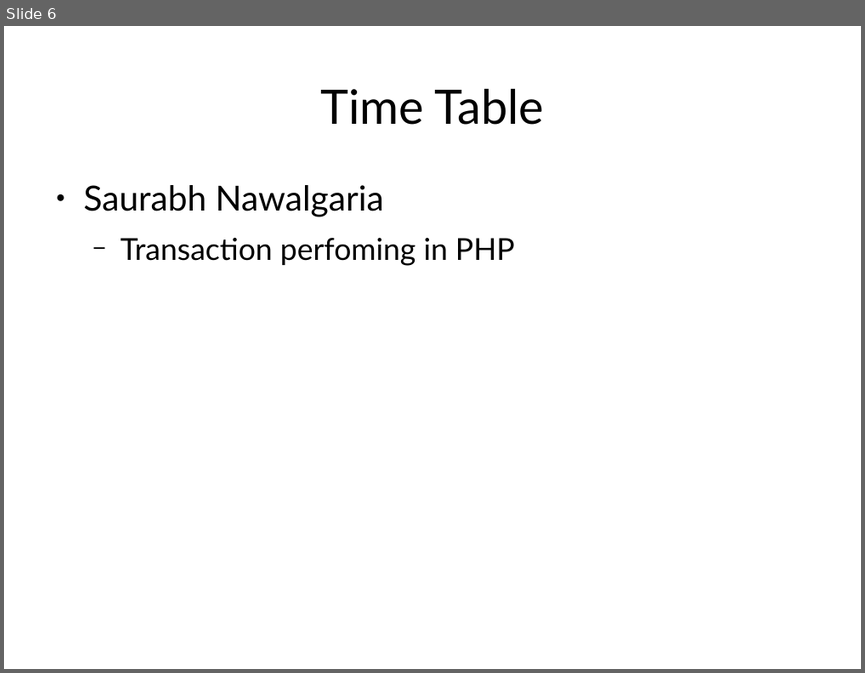
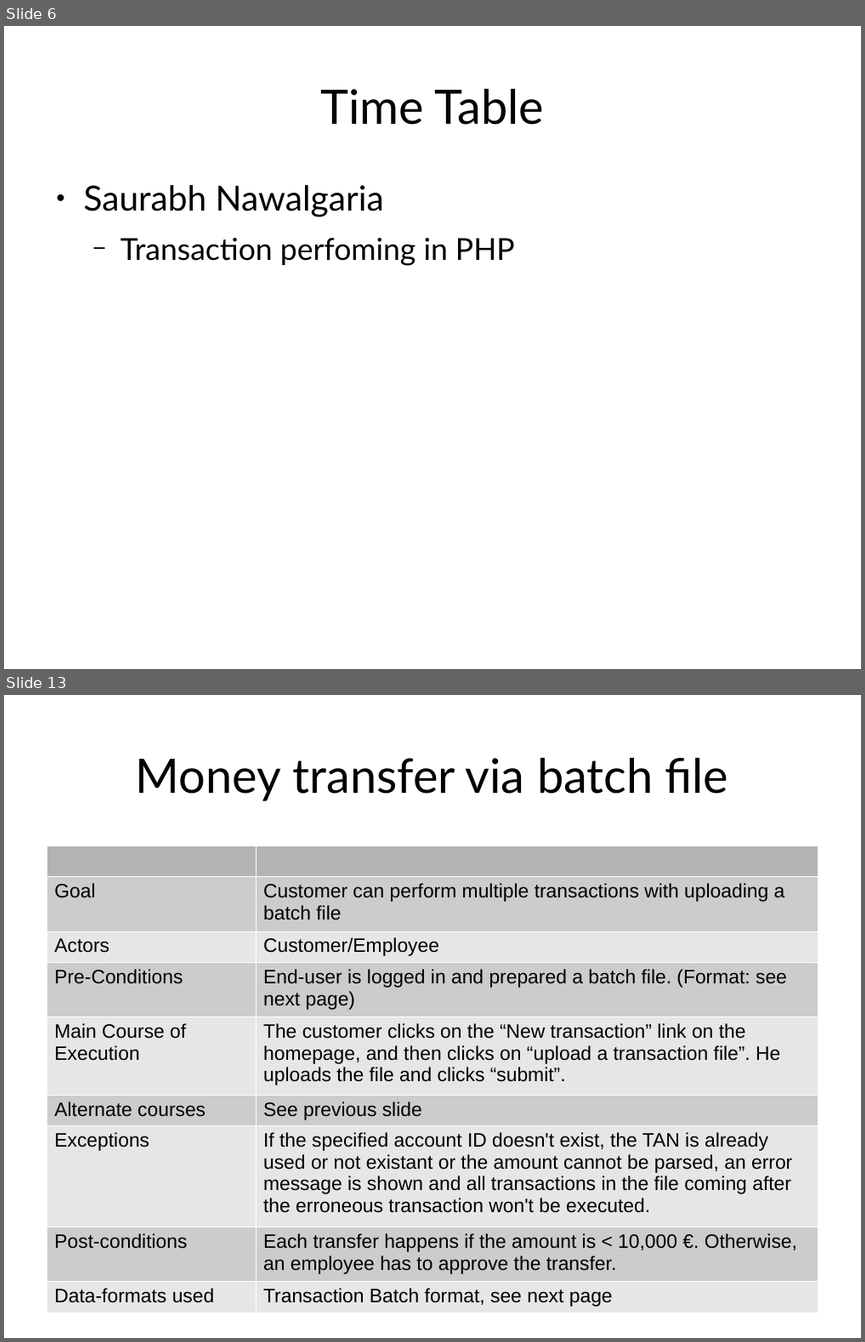
Before and after one commit to snawalgaria/SecureCoding, a slide deck: presentation/presentation.odp. Shown one above the other, each under a label of ours: slide 6 before the commit, slides 6 and 13 after it; the slides between them are not shown. The pictures are 865x673 and 865x1342 pixels, drawn with LibreOffice and Linux fonts; fonts in the diff are those of the drawing. Boxes give left, top, right and bottom in pixels: in the first picture for what was removed or moved away, otherwise in the second. Text is boxed around its words. In the diff, an @@ line names an element or a change of style, - is before the commit and + after.

```diff
--- a/presentation/presentation.odp
+++ b/presentation/presentation.odp
@@ slide 13 added at (4, 695, 861, 1338), background #FFFFFF @@
@@ title added at (136, 758, 729, 801), 44 pt, text #000000 @@
+Money transfer via batch file
@@ table added at (46, 845, 818, 1310), 9 rows, 2 columns @@
+ | 
+Goal | Customer can perform multiple transactions with uploading a batch file
+Actors | Customer/Employee
+Pre-Conditions | End-user is logged in and prepared a batch file. (Format: see next page)
+Main Course of Execution | The customer clicks on the “New transaction” link on the homepage, and then clicks on “upload a transaction file”. He uploads the file and clicks “submit”.
+Alternate courses | See previous slide
+Exceptions | If the specified account ID doesn't exist, the TAN is already used or not existant or the amount cannot be parsed, an error message is shown and all transactions in the file coming after the erroneous transaction won't be executed.
+Post-conditions | Each transfer happens if the amount is < 10,000 €. Otherwise, an employee has to approve the transfer.
+Data-formats used | Transaction Batch format, see next page
```
Also in this commit, not shown: 1 slide changed, 10 other slides added, 1 other file.
